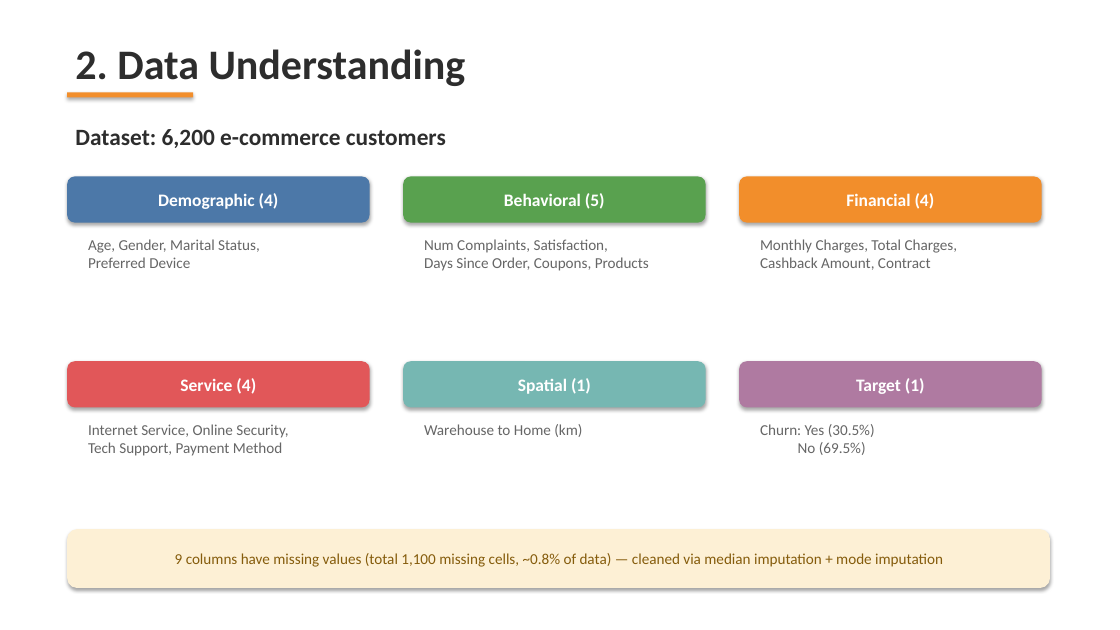
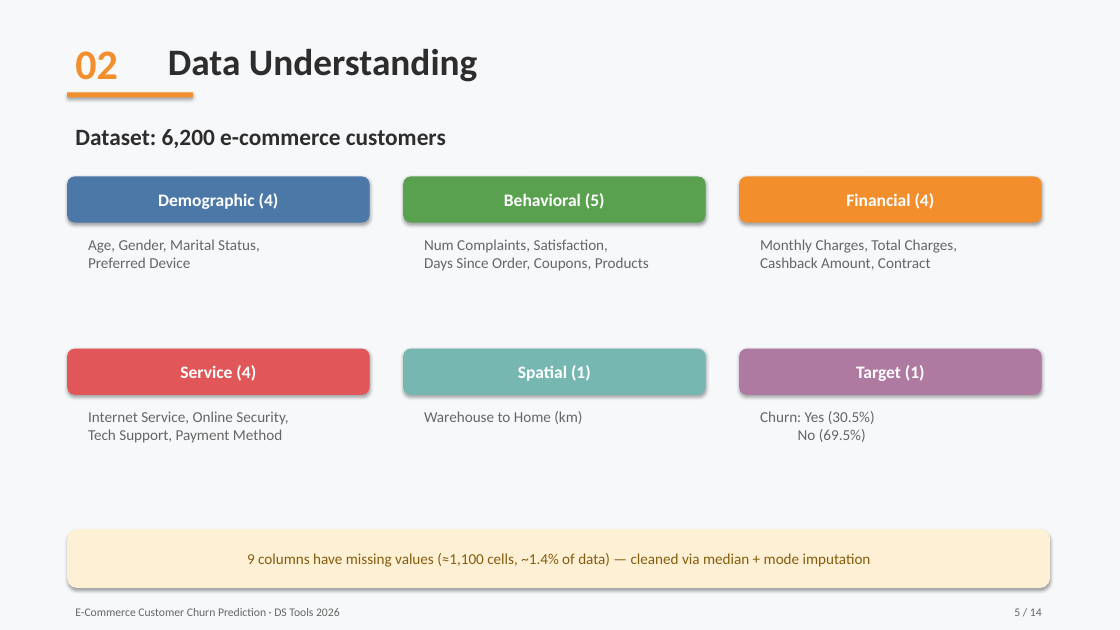
Before and after one commit to ZeyadZaher03/dstools, a slide deck: slide 5 of Churn_Prediction_Presentation.pptx (slide 4 before the commit). Drawn at 1120x630 pixels with LibreOffice and Linux fonts; fonts in the diff are those of the drawing. Boxes give left, top, right and bottom in pixels: in the first picture for what was removed or moved away, otherwise in the second. Text is boxed around its words. In the diff, an @@ line names an element or a change of style, - is before the commit and + after.

```diff
--- a/Churn_Prediction_Presentation.pptx
+++ b/Churn_Prediction_Presentation.pptx
@@ background #FFFFFF to #F7F8FA @@
@@ text added at (x1=75, y1=51, x2=118, y2=80), 36 pt, text #F28E2B, bold @@
+02
@@ text at (x1=168, y1=48, x2=478, y2=82): text changed; size 36 to 32 pt @@
-2. Data Understanding
+Data Understanding
@@ 3 rounded rectangles moved together from (x1=67, y1=361, x2=1042, y2=408) to (x1=67, y1=349, x2=1042, y2=395) @@
@@ 3 texts moved together from (x1=88, y1=424, x2=875, y2=456) to (x1=88, y1=411, x2=875, y2=443) @@
@@ text in rounded rectangle at (x1=247, y1=553, x2=871, y2=567): text changed @@
-9 columns have missing values (total 1,100 missing cells, ~0.8% of data) — cleaned via median imputation + mode imputation
+9 columns have missing values (≈1,100 cells, ~1.4% of data) — cleaned via median + mode imputation
@@ text added at (x1=75, y1=608, x2=340, y2=616), 10 pt, text #666666 @@
+E-Commerce Customer Churn Prediction · DS Tools 2026
@@ text added at (x1=1014, y1=608, x2=1042, y2=616), 10 pt, text #666666 @@
+5 / 14
```
Also in this commit, not shown: 12 other slides changed, 1 slide added, 6 other files.
